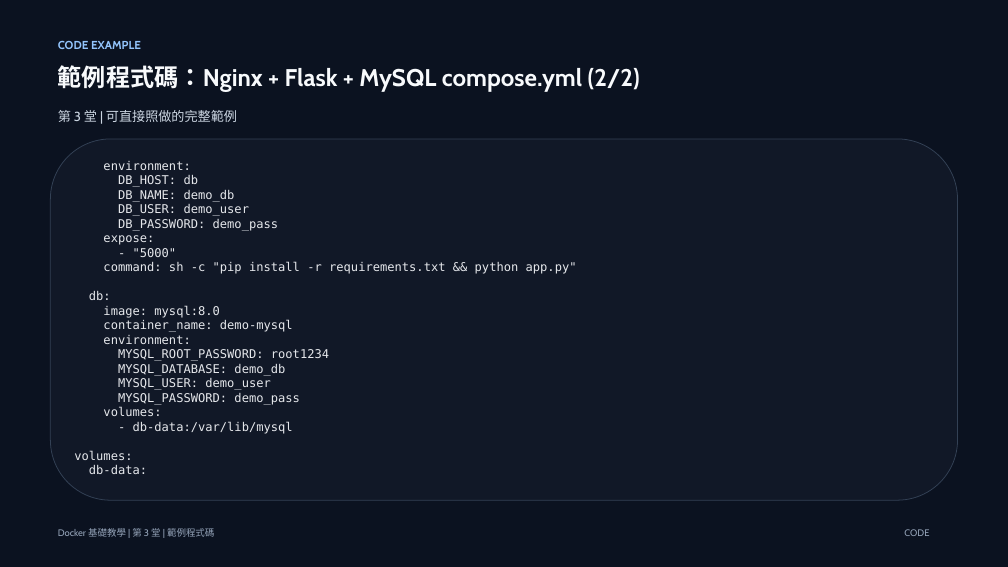
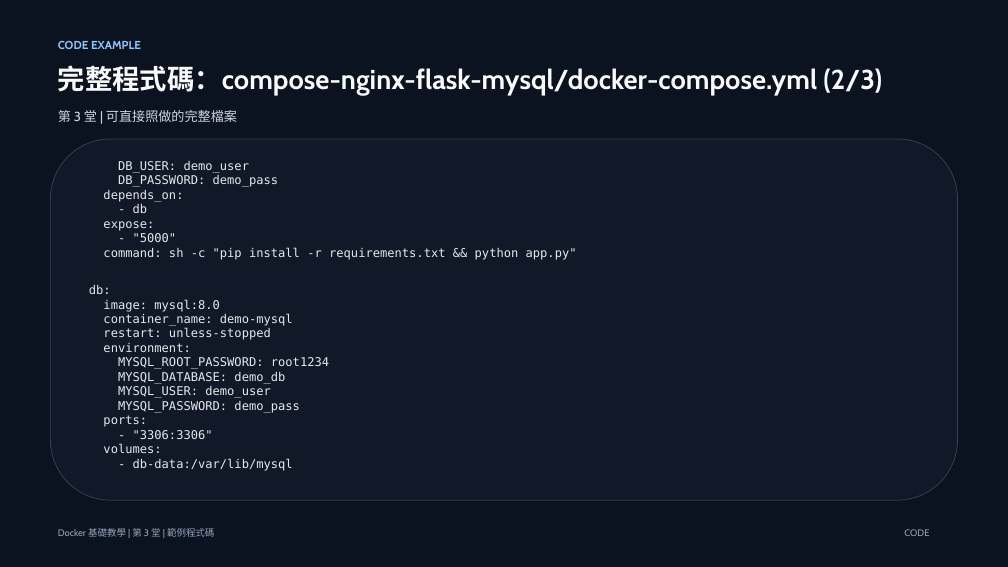
Before and after one commit to lalalalaluk/docker-practice, a slide deck: slide 60 of slides/docker-session3-mysql-compose.pptx (slide 32 before the commit). Drawn at 1008x567 pixels with LibreOffice and Linux fonts; fonts in the diff are those of the drawing. Boxes give left, top, right and bottom in pixels: in the first picture for what was removed or moved away, otherwise in the second. Text is boxed around its words. In the diff, an @@ line names an element or a change of style, - is before the commit and + after.

Commit message:
Update Docker course slides

```diff
--- a/slides/docker-session3-mysql-compose.pptx
+++ b/slides/docker-session3-mysql-compose.pptx
@@ text at bbox=[58, 65, 882, 96]: text changed; size 23 to 26 pt @@
-範例程式碼：Nginx + Flask + MySQL compose.yml (2/2)
+完整程式碼：compose-nginx-flask-mysql/docker-compose.yml (2/3)
@@ text at bbox=[58, 110, 237, 122]: text changed @@
-第 3 堂 | 可直接照做的完整範例
+第 3 堂 | 可直接照做的完整檔案
@@ text at bbox=[103, 161, 235, 202]: paragraphs removed @@
-environment:
-DB_HOST: db
-DB_NAME: demo_db
@@ text at bbox=[103, 190, 183, 213]: paragraphs added @@
+depends_on:
+- db
@@ text at bbox=[103, 328, 271, 340]: paragraph added @@
+restart: unless-stopped
@@ text at bbox=[103, 415, 213, 439]: paragraphs added @@
+ports:
+- "3306:3306"
@@ text at bbox=[74, 450, 147, 474]: paragraphs removed @@
-volumes:
-db-data:
```
Also in this commit, not shown: 6 other slides changed, 23 slides added, 4 other files.
